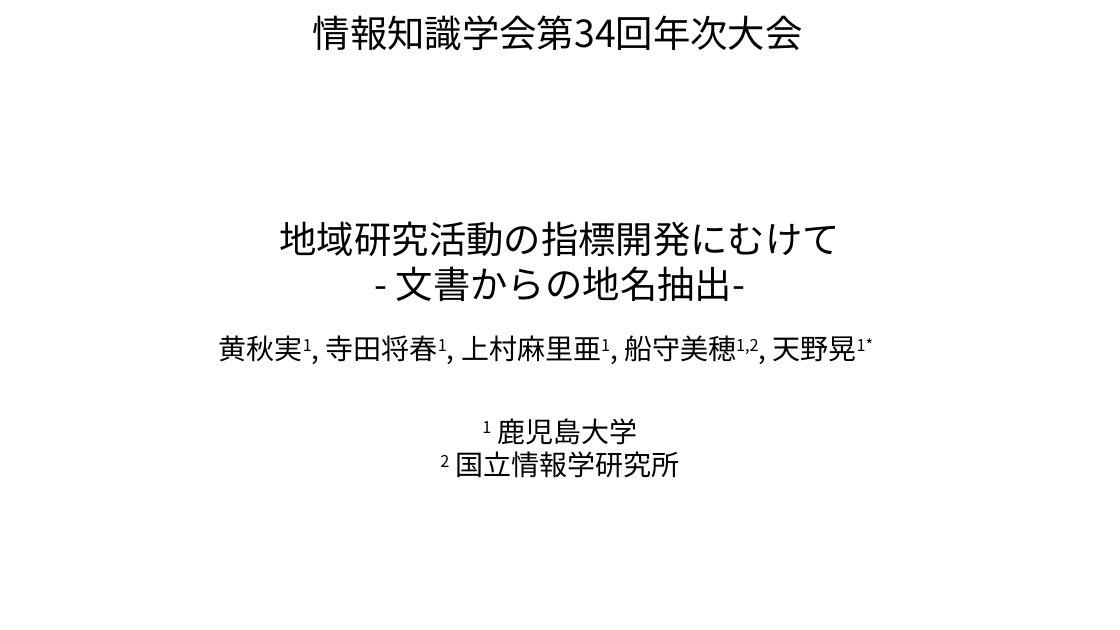
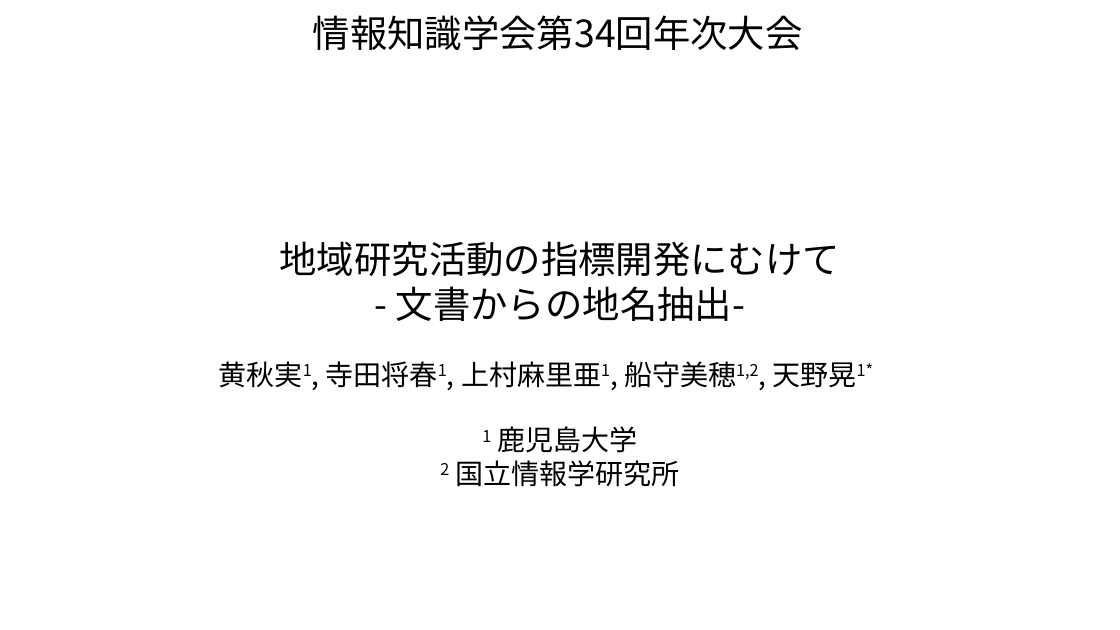
Before and after one commit to kouamano/nihongo-region-name-extract, a slide deck: slide 1 of jsik2026taikai.pptx. Drawn at 1120x630 pixels with LibreOffice and Linux fonts; fonts in the diff are those of the drawing. Boxes give left, top, right and bottom in pixels: in the first picture for what was removed or moved away, otherwise in the second. Text is boxed around its words. In the diff, an @@ line names an element or a change of style, - is before the commit and + after.

```diff
--- a/jsik2026taikai.pptx
+++ b/jsik2026taikai.pptx
@@ text "地域研究活動の指標開発にむけて": place and size @@
-text "地域研究活動の指標開発にむけて" at box(280, 221, 840, 301)
+text "地域研究活動の指標開発にむけて" at box(280, 241, 840, 321)
@@ text "黄秋実1, 寺田将春1, 上村麻里亜1, 船守美穂1,2, 天野晃1*": place and size @@
-text "黄秋実1, 寺田将春1, 上村麻里亜1, 船守美穂1,2, 天野晃1*" at box(219, 335, 874, 362)
+text "黄秋実1, 寺田将春1, 上村麻里亜1, 船守美穂1,2, 天野晃1*" at box(219, 361, 874, 388)
@@ text "1 鹿児島大学": place and size @@
-text "1 鹿児島大学" at box(440, 418, 680, 478)
+text "1 鹿児島大学" at box(440, 426, 680, 487)
```
Also in this commit, not shown: 3 other slides changed, 2 slides added.
